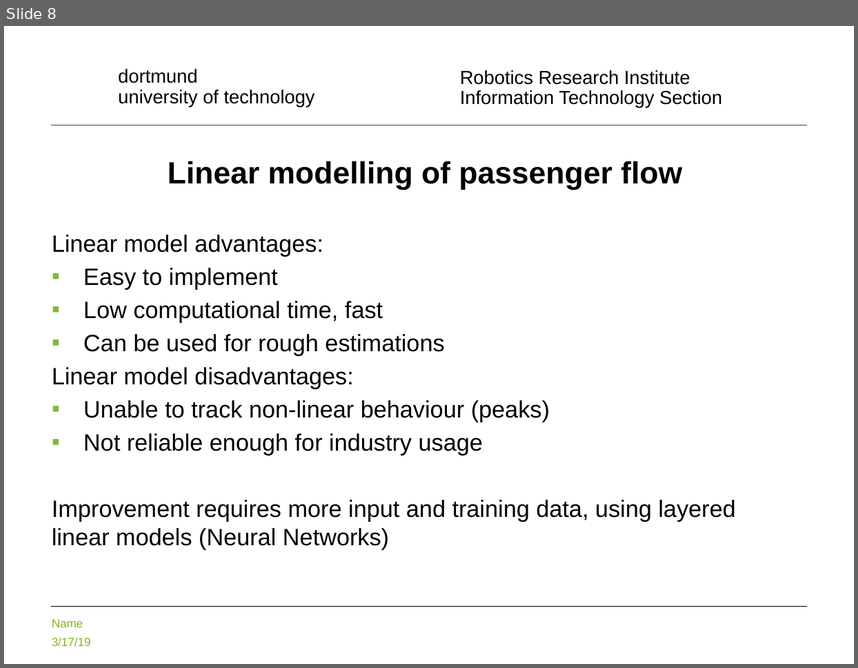
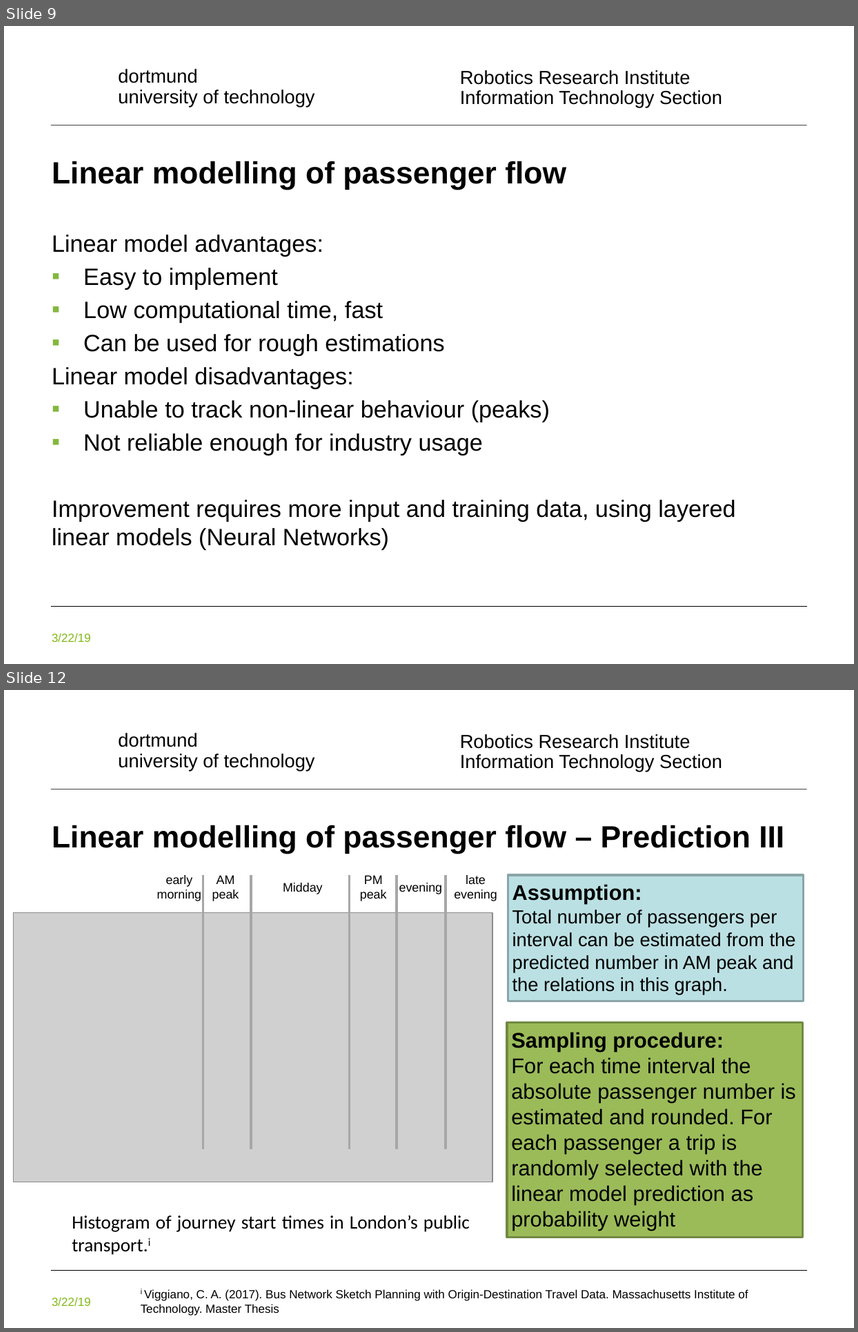
Before and after one commit to halabama/transit_algorithms, a slide deck: PG_present.pptx. Shown one above the other, each under a label of ours: slide 8 before the commit, slides 9 and 12 after it; the slides between them are not shown. The pictures are 858x668 and 858x1332 pixels, drawn with LibreOffice and Linux fonts; fonts in the diff are those of the drawing; grey boxes stand for pictures; background and template pictures are left out. Boxes give left, top, right and bottom in pixels: in the first picture for what was removed or moved away, otherwise in the second. Text is boxed around its words. In the diff, an @@ line names an element or a change of style, - is before the commit and + after.

```diff
--- a/PG_present.pptx
+++ b/PG_present.pptx
@@ slide 12 added at (x1=4, y1=690, x2=854, y2=1328), background #FFFFFF; not listed: 5 template elements that a slide beside it also shows @@
@@ title added at (x1=52, y1=825, x2=784, y2=854), 26 pt, text #000000, bold @@
+Linear modelling of passenger flow – Prediction III
@@ group added at (x1=157, y1=874, x2=497, y2=1148): 6 texts, 5 lines @@
+early morning
+AM peak
+Midday
+PM peak
+evening
+late evening
@@ rectangle added at (x1=508, y1=876, x2=803, y2=1001), fill #BBE0E3, outline #8AA6A8 2 pt, 16 pt, text #000000 @@
+Assumption:
+Total number of passengers per interval can be estimated from the predicted number in AM peak and the relations in this graph.
@@ picture added at (x1=14, y1=913, x2=493, y2=1182) @@
@@ rectangle added at (x1=507, y1=1023, x2=802, y2=1236), fill #9BBB59, outline #738A42 2 pt, 18 pt, text #000000 @@
+Sampling procedure:
+For each time interval the absolute passenger number is estimated and rounded. For each passenger a trip is randomly selected with the linear model prediction as probability weight
@@ text added at (x1=72, y1=1215, x2=470, y2=1254), 16 pt, text #000000 @@
+Histogram of journey start times in London’s public transport.i
@@ text added at (x1=141, y1=1289, x2=748, y2=1315), 10 pt, text #000000 @@
+i Viggiano, C. A. (2017). Bus Network Sketch Planning with Origin-Destination Travel Data. Massachusetts Institute of Technology. Master Thesis
@@ what was slide 8 is now slide 9 @@
@@ slide 9 changed as well @@
@@ title "Linear modelling of passenger flow" at (x1=52, y1=161, x2=566, y2=190): alignment centre to left @@
@@ text at (x1=52, y1=633, x2=91, y2=641): text changed @@
-Name
-3/17/19
+3/22/19
```
Also in this commit, not shown: 17 other slides changed, 5 other slides added, 1 slide removed.
